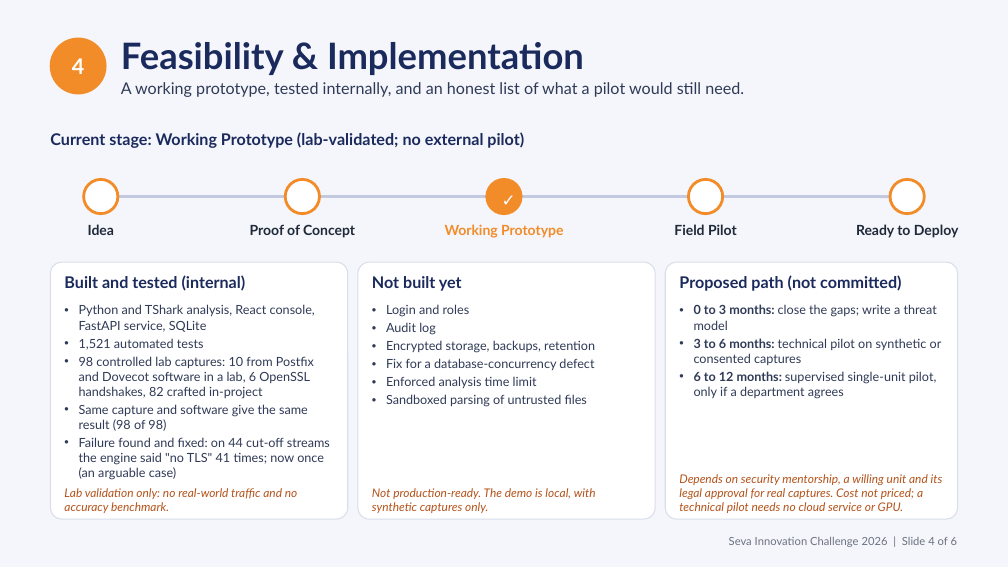
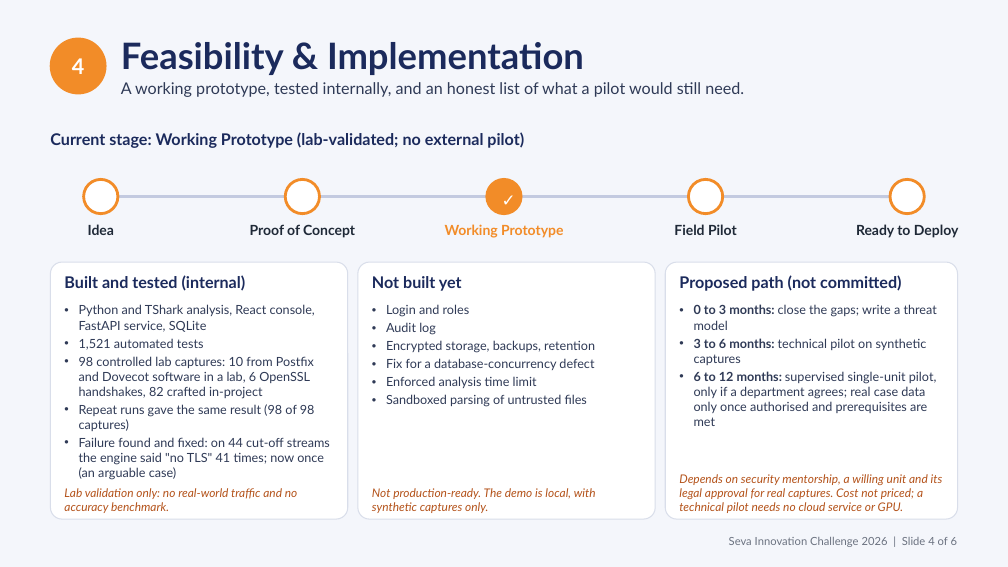
Before and after one commit to Sidd927/NyaySaakshya, a slide deck: slide 4 of submission/seva-innovation-challenge-2026/NyaySaakshya_Seva_Innovation_Challenge_2026.pptx. Drawn at 1008x567 pixels with LibreOffice and Linux fonts; fonts in the diff are those of the drawing. Boxes give left, top, right and bottom in pixels: in the first picture for what was removed or moved away, otherwise in the second. Text is boxed around its words. In the diff, an @@ line names an element or a change of style, - is before the commit and + after.

Commit message:
fix(submission): align deck wording with reviewed portal answers

```diff
--- a/submission/seva-innovation-challenge-2026/NyaySaakshya_Seva_Innovation_Challenge_2026.pptx
+++ b/submission/seva-innovation-challenge-2026/NyaySaakshya_Seva_Innovation_Challenge_2026.pptx
@@ text at (694, 338, 936, 426): text changed @@
-• 3 to 6 months: technical pilot on synthetic or consented captures
-• 6 to 12 months: supervised single-unit pilot, only if a department agrees
+• 3 to 6 months: technical pilot on synthetic captures
+• 6 to 12 months: supervised single-unit pilot, only if a department agrees; real case data only once authorised and prerequisites are met
@@ text at (79, 404, 315, 431): text changed @@
-• Same capture and software give the same result (98 of 98)
+• Repeat runs gave the same result (98 of 98 captures)
```
Also in this commit, not shown: 2 other slides changed, 3 other files.
